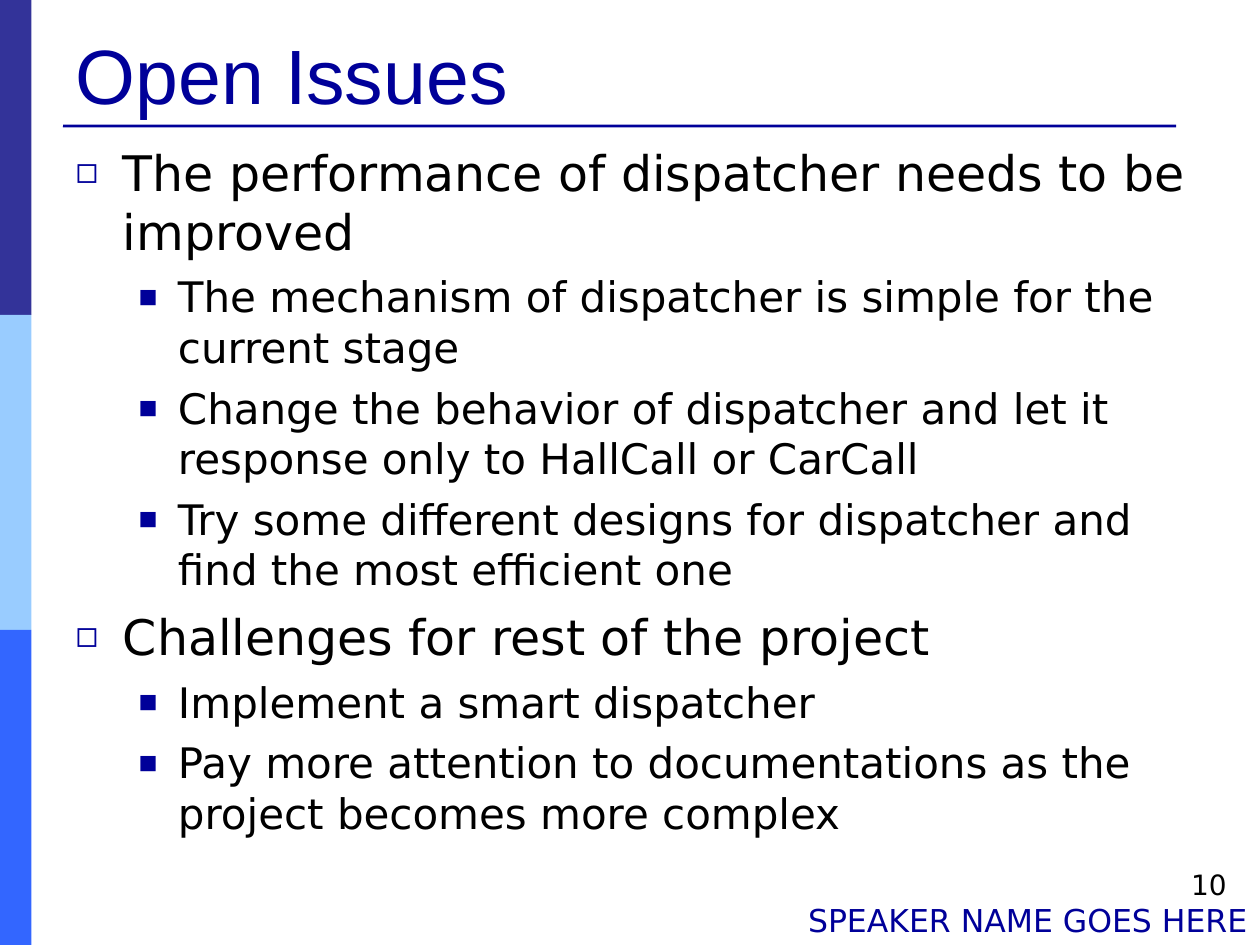
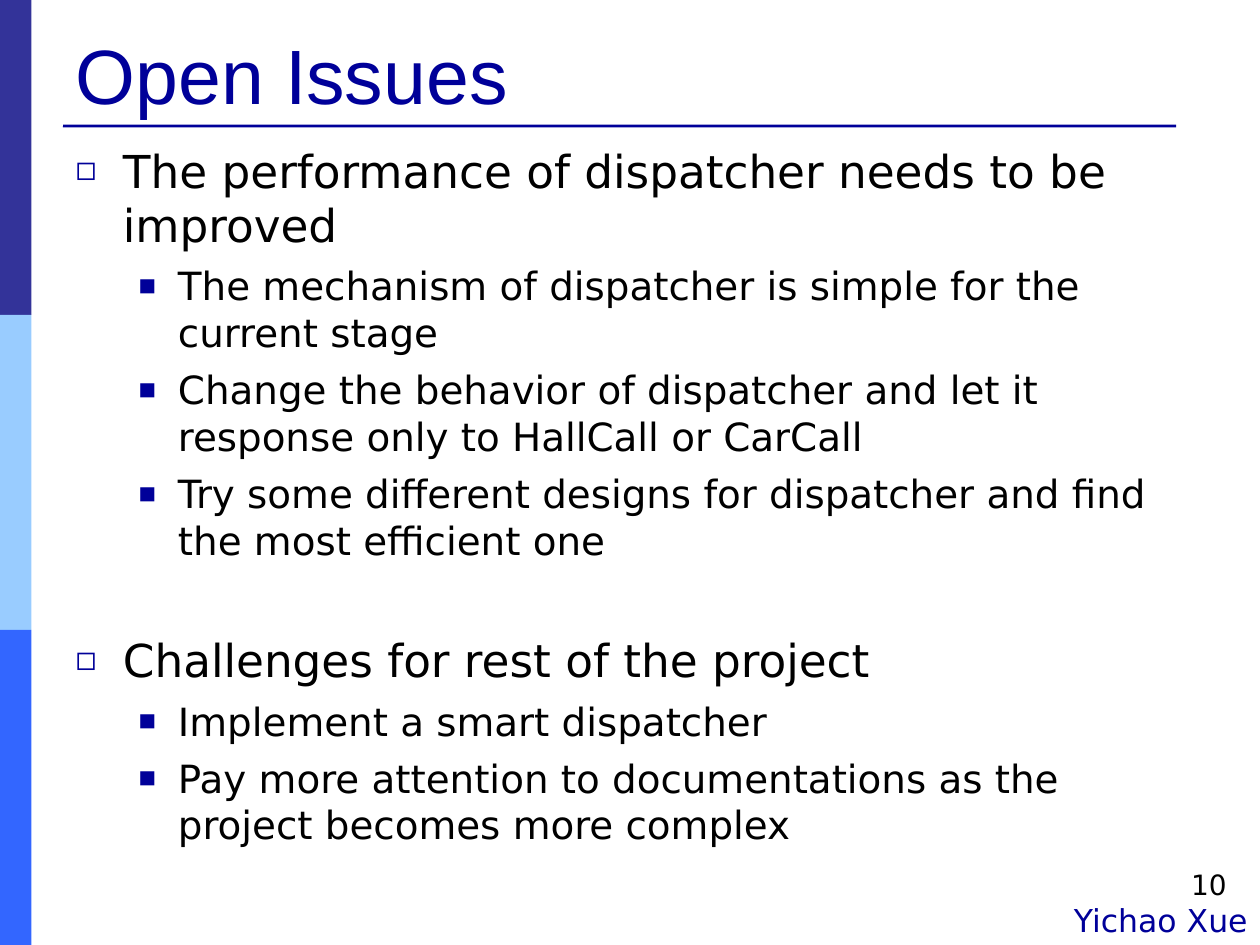
Before and after one commit to Muliang/18649, a slide deck: slide 10 of logs/09_mid_pres.ppt. Drawn at 1260x945 pixels with LibreOffice and Linux fonts; fonts in the diff are those of the drawing. Boxes give left, top, right and bottom in pixels: in the first picture for what was removed or moved away, otherwise in the second. Text is boxed around its words. In the diff, an @@ line names an element or a change of style, - is before the commit and + after.

```diff
--- a/logs/09_mid_pres.ppt
+++ b/logs/09_mid_pres.ppt
@@ text "The performance of dispatcher needs ..." at [123,153,1146,847]: size 28 to 25.9 pt in "The performance of dispatcher needs to be ...", "Challenges for rest of the project"; size 24 to 22.2 pt in "The mechanism of dispatcher is simple for ...", "Change the behavior of dispatcher and let ...", "Try some different designs for dispatcher and ...", "Implement a smart dispatcher" and 1 more places @@
@@ text at [1074,908,1248,933]: text changed @@
-SPEAKER NAME GOES HERE
+Yichao Xue
```
Also in this commit, not shown: 8 other slides changed.
